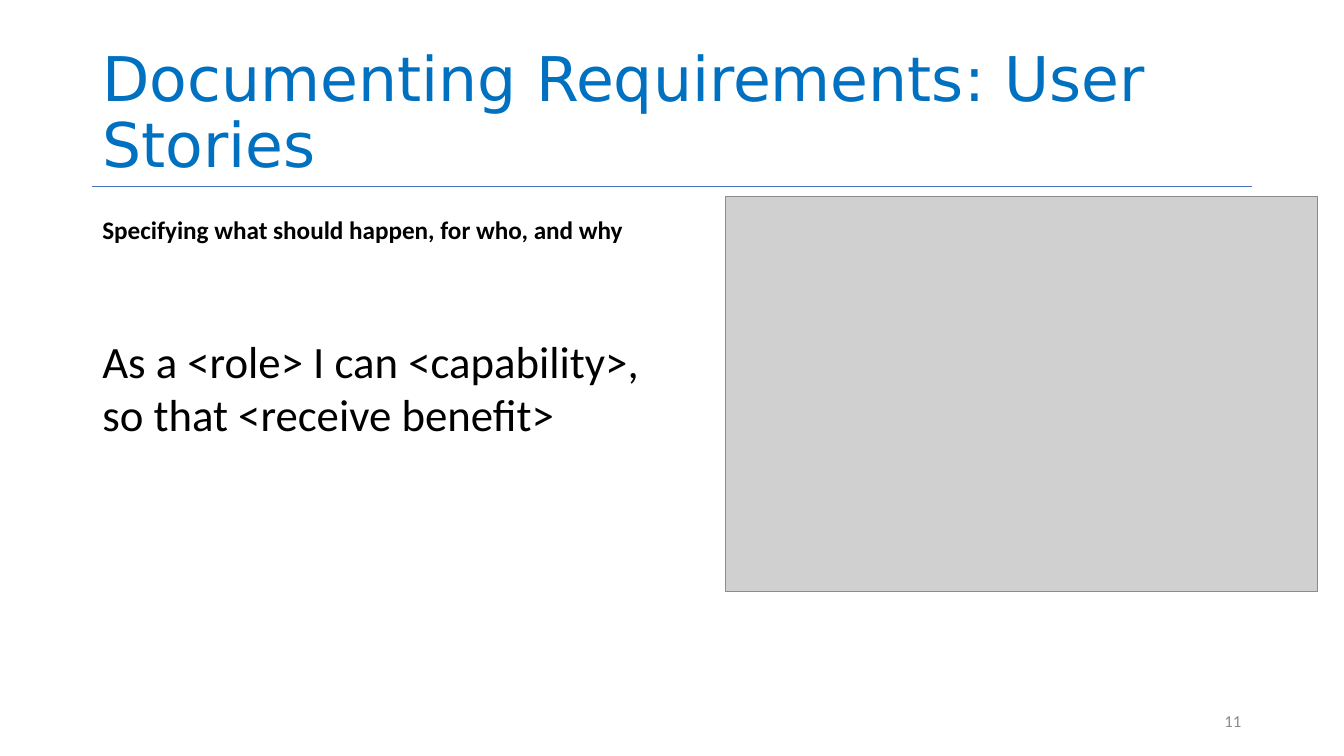
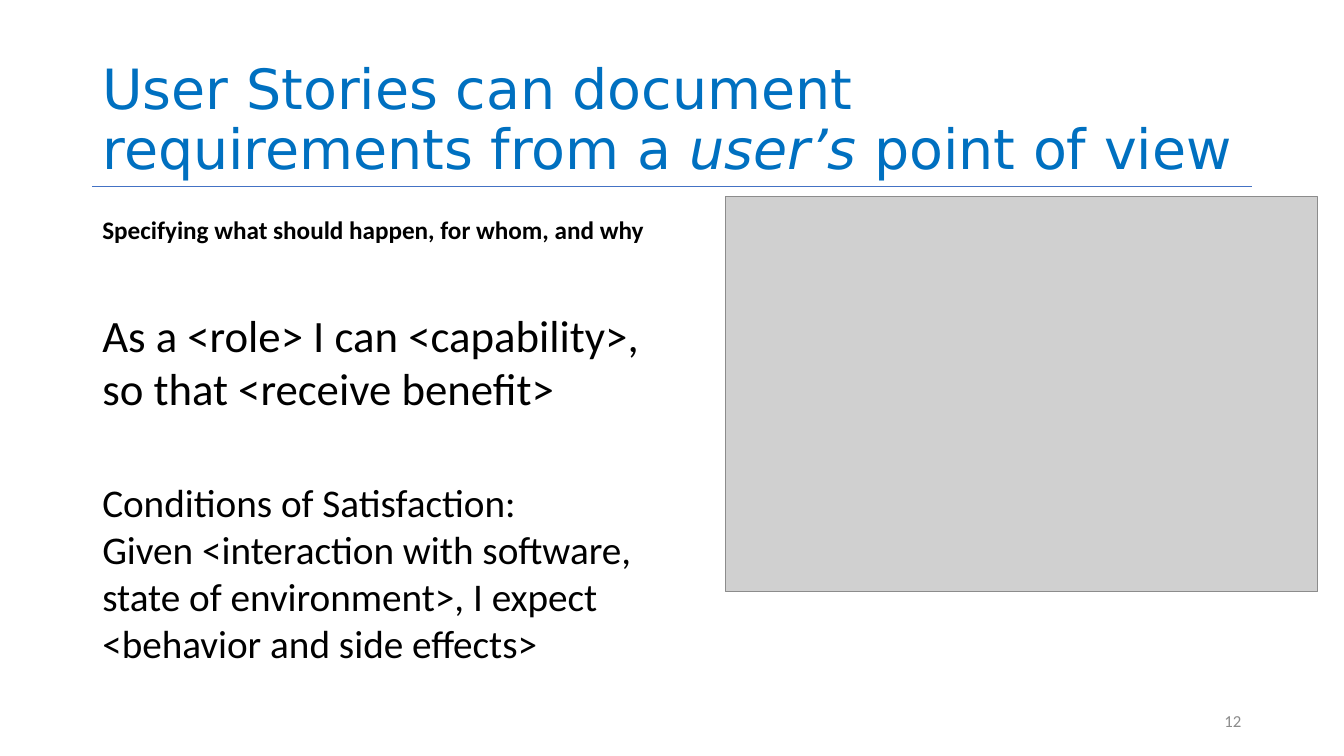
Before and after one commit to neu-se/CS4530-Spring-2022, a slide deck: slide 12 of Slides/Lesson 3.1 Requirements Gathering.pptx (slide 11 before the commit). Drawn at 1344x756 pixels with LibreOffice and Linux fonts; fonts in the diff are those of the drawing; grey boxes stand for pictures. Boxes give left, top, right and bottom in pixels: in the first picture for what was removed or moved away, otherwise in the second. Text is boxed around its words. In the diff, an @@ line names an element or a change of style, - is before the commit and + after.

```diff
--- a/Slides/Lesson 3.1 Requirements Gathering.pptx
+++ b/Slides/Lesson 3.1 Requirements Gathering.pptx
@@ title at box(102, 67, 1232, 180): text changed; size 44 to 39.6 pt @@
-Documenting Requirements: User Stories
+User Stories can document requirements from a user’s point of view
@@ text at box(102, 221, 644, 244): text changed @@
-Specifying what should happen, for who, and why
+Specifying what should happen, for whom, and why
@@ text "As a <role> I can ...": place and size @@
-text "As a <role> I can ..." at box(102, 347, 638, 432)
+text "As a <role> I can ..." at box(102, 321, 638, 406)
@@ text added at box(102, 489, 631, 659), 28 pt, text #000000 @@
+Conditions of Satisfaction:
+Given <interaction with software, state of environment>, I expect <behavior and side effects>
@@ page number at box(1224, 716, 1241, 727): text changed @@
-11
+12
```
Also in this commit, not shown: 7 other slides changed, 1 slide added, 1 slide removed.
